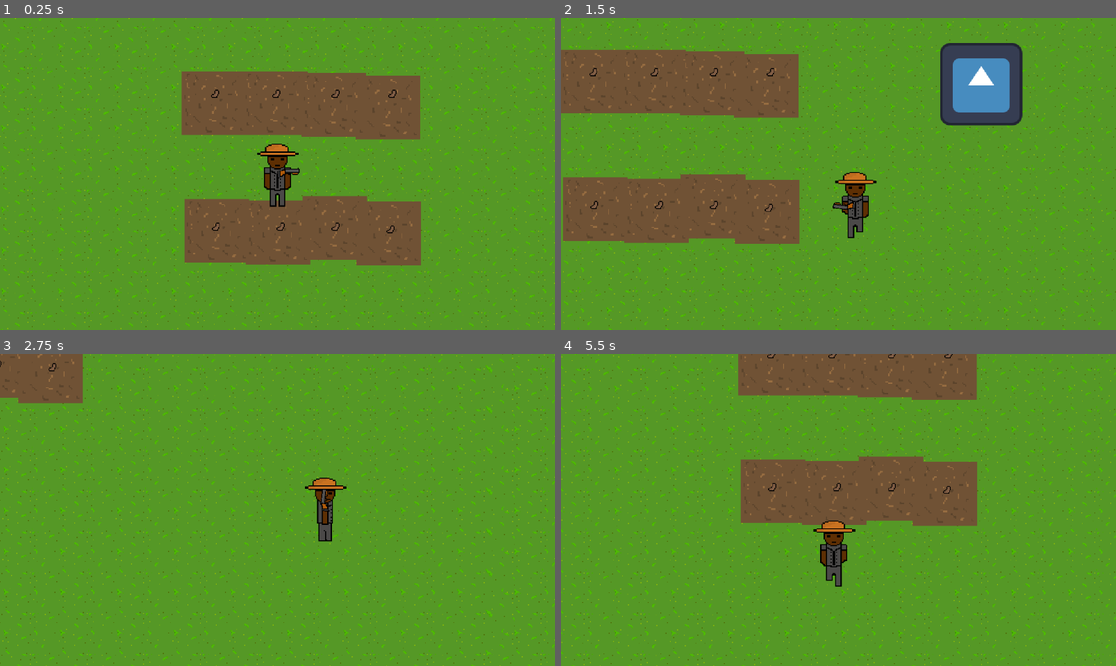
Above: before the commit, frames 1-4 (two rows, left to right).
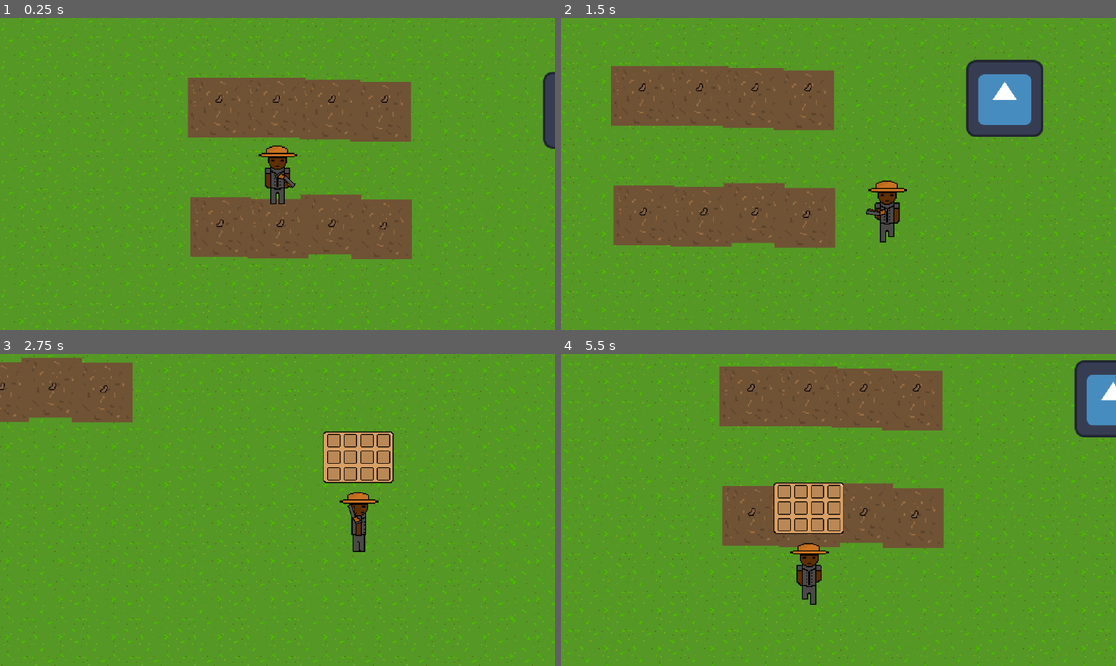
Above: after the commit, the same moments.

Repository: Joeredmile/FarmingDTG
Game: Godot game, scene res://scenes/level_1.tscn
Two runs of this game, one before a commit and one after it. Both use one fixed random seed, a clock stepped at 60 frames per second and the inputs below. The engine's default icon, where the game draws it, is replaced by a stand-in: a white triangle on a blue panel in a dark square.
Inputs (mouse positions are in pixels of both pictures, inside the frame that each line leads up to):
- Up to frame 1 (0.25 s): no input
- Up to frame 2 (1.5 s): move the mouse to (960, 158) at 0.52 s; hold D (right) 0.53-1.28 s; tap E (interact) at 0.6 s; tap I (i, bound only after the commit) at 0.8, 1.35 s; move the mouse to (727, 189) at 1.27 s; hold S (down) from 1.28 s (still down)
- Up to frame 3 (2.75 s): tap E (interact) at 1.55 s; move the mouse to (333, 441) at 2.02 s; release S (down) at 2.03 s; hold D (right) from 2.03 s (still down); hold 1 (hold_gun) from 2.03 s (still down); tap I (i, bound only after the commit) at 2.3 s
- Up to frame 4 (5.5 s): move the mouse to (810, 572) at 2.77 s; release D (right) at 2.78 s; release 1 (hold_gun) at 2.78 s; hold W (up) 2.78-3.53 s; tap E (interact) at 2.85, 4.55 s; move the mouse to (1005, 556) at 3.52 s; hold 2 (no_hold_gun) 3.53-4.28 s; hold A (left) 3.53-5.03 s; tap I (i, bound only after the commit) at 3.8, 5.3 s; move the mouse to (672, 463) at 4.27 s; click (672, 463) at 4.35 s; move the mouse to (866, 510) at 5.02 s; hold S (down) from 5.03 s (still down); tap F (water) at 5.1 s

The runs differ from the first frame. In frame 1, 11% of the frame differs, in the area x 0-100%, y 0-100%; in frame 2, 23%; in frame 3, 14%; in frame 4, 25%.

Commit message:
im goated

Diff:
--- /dev/null
+++ b/farming-dtg/inventory/Inv_slot.gd
@@ -0,0 +1,6 @@
+extends Resource
+
+class_name InvSlot
+
+@export var item: InvItem
+@export var amount: int
--- /dev/null
+++ b/farming-dtg/inventory/inv_ui.gd
@@ -0,0 +1,31 @@
+extends Control
+
+@onready var inv: Inv = preload("res://inventory/playerinv.tres")
+@onready var slots: Array = $NinePatchRect/GridContainer.get_children()
+
+var is_open = false
+
+func _ready():
+	inv.update.connect(update_slots)
+	update_slots()
+	close()
+
+func update_slots():
+	for i in range(min(inv.slots.size(), slots.size())):
+		slots[i].update(inv.slots[i])
+
+func _process(delta):
+	if Input.is_action_just_pressed("i"):
+		if is_open:
+			close()
+		else:
+			open()
+
+
+func open():
+	visible = true
+	is_open = true
+
+func close():
+	visible = false
+	is_open = false
--- /dev/null
+++ b/farming-dtg/inventory/inv_ui.tscn
@@ -0,0 +1,73 @@
+[gd_scene format=3 uid="uid://cfwmgb5xl2nnc"]
+
+[ext_resource type="Script" uid="uid://cvdnhrq81qo4x" path="res://inventory/inv_ui.gd" id="1_f2u1w"]
+[ext_resource type="Texture2D" uid="uid://cgs12mgnace3y" path="res://assets/inventory-background.png" id="2_w82yi"]
+[ext_resource type="PackedScene" uid="uid://bx3ub0rx5a77k" path="res://inventory/inv_ui_slot.tscn" id="3_dn3an"]
+
+[node name="Inv_UI" type="Control" unique_id=2077556324]
+layout_mode = 3
+anchors_preset = 0
+offset_right = 85.0
+offset_bottom = 62.0
+script = ExtResource("1_f2u1w")
+
+[node name="NinePatchRect" type="NinePatchRect" parent="." unique_id=214669524]
+layout_mode = 0
+offset_right = 85.0
+offset_bottom = 62.0
+texture = ExtResource("2_w82yi")
+patch_margin_left = 6
+patch_margin_top = 6
+patch_margin_right = 6
+patch_margin_bottom = 6
+
+[node name="GridContainer" type="GridContainer" parent="NinePatchRect" unique_id=525047797]
+layout_mode = 1
+anchors_preset = -1
+anchor_left = 0.5
+anchor_top = 0.30900002
+anchor_right = 0.5
+anchor_bottom = 0.596
+offset_left = -37.5
+offset_top = -16.54
+offset_right = 38.5
+offset_bottom = 190.186
+grow_horizontal = 2
+grow_vertical = 2
+columns = 4
+
+[node name="inv_UI_slot1" parent="NinePatchRect/GridContainer" unique_id=1761487204 instance=ExtResource("3_dn3an")]
+layout_mode = 2
+
+[node name="inv_UI_slot2" parent="NinePatchRect/GridContainer" unique_id=1448324010 instance=ExtResource("3_dn3an")]
+layout_mode = 2
+
+[node name="inv_UI_slot3" parent="NinePatchRect/GridContainer" unique_id=1414719793 instance=ExtResource("3_dn3an")]
+layout_mode = 2
+
+[node name="inv_UI_slot4" parent="NinePatchRect/GridContainer" unique_id=343394782 instance=ExtResource("3_dn3an")]
+layout_mode = 2
+
+[node name="inv_UI_slot5" parent="NinePatchRect/GridContainer" unique_id=832709927 instance=ExtResource("3_dn3an")]
+layout_mode = 2
+
+[node name="inv_UI_slot6" parent="NinePatchRect/GridContainer" unique_id=1629488963 instance=ExtResource("3_dn3an")]
+layout_mode = 2
+
+[node name="inv_UI_slot7" parent="NinePatchRect/GridContainer" unique_id=1677674316 instance=ExtResource("3_dn3an")]
+layout_mode = 2
+
+[node name="inv_UI_slot8" parent="NinePatchRect/GridContainer" unique_id=291045619 instance=ExtResource("3_dn3an")]
+layout_mode = 2
+
+[node name="inv_UI_slot9" parent="NinePatchRect/GridContainer" unique_id=1085473673 instance=ExtResource("3_dn3an")]
+layout_mode = 2
+
+[node name="inv_UI_slot10" parent="NinePatchRect/GridContainer" unique_id=1193825041 instance=ExtResource("3_dn3an")]
+layout_mode = 2
+
+[node name="inv_UI_slot11" parent="NinePatchRect/GridContainer" unique_id=382404698 instance=ExtResource("3_dn3an")]
+layout_mode = 2
+
+[node name="inv_UI_slot12" parent="NinePatchRect/GridContainer" unique_id=1751475416 instance=ExtResource("3_dn3an")]
+layout_mode = 2
--- /dev/null
+++ b/farming-dtg/inventory/inv_ui_slot.gd
@@ -0,0 +1,15 @@
+extends Panel
+
+@onready var item_visual: Sprite2D = $CenterContainer/Panel/item_display
+@onready var amount_text: Label = $CenterContainer/Panel/Label
+
+func update(slot: InvSlot):
+	if !slot.item:
+		item_visual.visible = false
+		amount_text.visible = false
+	else:
+		item_visual.visible = true
+		item_visual.texture = slot.item.texture
+		if slot.amount > 1:
+			amount_text.visible = true
+		amount_text.text = str(slot.amount)
--- /dev/null
+++ b/farming-dtg/inventory/inv_ui_slot.tscn
@@ -0,0 +1,37 @@
+[gd_scene format=3 uid="uid://bx3ub0rx5a77k"]
+
+[ext_resource type="Texture2D" uid="uid://clmch3gvjnv7h" path="res://assets/inventory-slot.png" id="1_dfngl"]
+[ext_resource type="Script" uid="uid://bdqrdoh8r7wpl" path="res://inventory/inv_ui_slot.gd" id="1_fcwim"]
+
+[node name="inv_UI_slot" type="Panel" unique_id=1761487204]
+self_modulate = Color(1, 1, 1, 0)
+custom_minimum_size = Vector2(16, 16)
+offset_right = 16.0
+offset_bottom = 16.0
+script = ExtResource("1_fcwim")
+
+[node name="Sprite2D" type="Sprite2D" parent="." unique_id=405439373]
+texture = ExtResource("1_dfngl")
+centered = false
+
+[node name="CenterContainer" type="CenterContainer" parent="." unique_id=279979858]
+custom_minimum_size = Vector2(16, 16)
+layout_mode = 0
+offset_right = 16.0
+offset_bottom = 16.0
+
+[node name="Panel" type="Panel" parent="CenterContainer" unique_id=877556709]
+layout_mode = 2
+
+[node name="item_display" type="Sprite2D" parent="CenterContainer/Panel" unique_id=384409458]
+
+[node name="Label" type="Label" parent="CenterContainer/Panel" unique_id=1322479645]
+custom_minimum_size = Vector2(19, 23)
+layout_mode = 0
+offset_left = -2.0
+offset_top = -2.0
+offset_right = 17.0
+offset_bottom = 21.0
+scale = Vector2(0.5, 0.5)
+text = "99"
+horizontal_alignment = 2
--- /dev/null
+++ b/farming-dtg/inventory/inventory.gd
@@ -0,0 +1,34 @@
+extends Resource
+
+class_name Inv
+
+signal update
+
+@export var slots: Array[InvSlot]
+
+func insert(item: InvItem):
+	var itemslots = slots.filter(func(slot): return slot.item == item)
+	if !itemslots.is_empty():
+		itemslots[0].amount += 1
+	else:
+		var emptyslots = slots.filter(func(slot): return slot.item == null)
+		if !emptyslots.is_empty():
+			emptyslots[0].item = item
+			emptyslots[0].amount = 1
+	update.emit()
+
+func remove(item: InvItem, count: int) -> int:
+	var to_remove := count
+	for slot in slots:
+		if slot.item == item:
+			if slot.amount <= to_remove:
+				to_remove -= slot.amount
+				slot.item = null
+				slot.amount = 0
+			else:
+				slot.amount -= to_remove
+				to_remove = 0
+			if to_remove == 0:
+				break
+	update.emit()
+	return count - to_remove
--- /dev/null
+++ b/farming-dtg/inventory/inventory_item.gd
@@ -0,0 +1,6 @@
+extends Resource
+
+class_name InvItem
+
+@export var name: String = ""
+@export var texture: Texture2D
--- /dev/null
+++ b/farming-dtg/inventory/items/carrot.tres
@@ -0,0 +1,10 @@
+[gd_resource type="Resource" script_class="InvItem" format=3 uid="uid://clqeu4gj26baw"]
+
+[ext_resource type="Script" uid="uid://gw0gp0g8m4is" path="res://inventory/inventory_item.gd" id="1_ixq38"]
+[ext_resource type="Texture2D" uid="uid://b4r1ege86oika" path="res://assets/Carrot-4.png.png" id="2_ih064"]
+
+[resource]
+script = ExtResource("1_ixq38")
+name = "carrot"
+texture = ExtResource("2_ih064")
+metadata/_custom_type_script = "uid://gw0gp0g8m4is"
--- /dev/null
+++ b/farming-dtg/inventory/playerinv.tres
@@ -0,0 +1,57 @@
+[gd_resource type="Resource" script_class="Inv" format=3 uid="uid://dcu86hmieah0h"]
+
+[ext_resource type="Script" uid="uid://bhwjeone1wm7d" path="res://inventory/inventory.gd" id="1_g8gqn"]
+[ext_resource type="Script" uid="uid://bk5n6f7o162c2" path="res://inventory/Inv_slot.gd" id="2_g8gqn"]
+
+[sub_resource type="Resource" id="Resource_bm6gn"]
+script = ExtResource("2_g8gqn")
+metadata/_custom_type_script = "uid://bk5n6f7o162c2"
+
+[sub_resource type="Resource" id="Resource_f70d8"]
+script = ExtResource("2_g8gqn")
+metadata/_custom_type_script = "uid://bk5n6f7o162c2"
+
+[sub_resource type="Resource" id="Resource_11wfs"]
+script = ExtResource("2_g8gqn")
+metadata/_custom_type_script = "uid://bk5n6f7o162c2"
+
+[sub_resource type="Resource" id="Resource_rlruy"]
+script = ExtResource("2_g8gqn")
+metadata/_custom_type_script = "uid://bk5n6f7o162c2"
+
+[sub_resource type="Resource" id="Resource_uag4u"]
+script = ExtResource("2_g8gqn")
+metadata/_custom_type_script = "uid://bk5n6f7o162c2"
+
+[sub_resource type="Resource" id="Resource_gso3e"]
+script = ExtResource("2_g8gqn")
+metadata/_custom_type_script = "uid://bk5n6f7o162c2"
+
+[sub_resource type="Resource" id="Resource_bwpcq"]
+script = ExtResource("2_g8gqn")
+metadata/_custom_type_script = "uid://bk5n6f7o162c2"
+
+[sub_resource type="Resource" id="Resource_gqx6p"]
+script = ExtResource("2_g8gqn")
+metadata/_custom_type_script = "uid://bk5n6f7o162c2"
+
+[sub_resource type="Resource" id="Resource_rdwic"]
+script = ExtResource("2_g8gqn")
+metadata/_custom_type_script = "uid://bk5n6f7o162c2"
+
+[sub_resource type="Resource" id="Resource_qx7wf"]
+script = ExtResource("2_g8gqn")
+metadata/_custom_type_script = "uid://bk5n6f7o162c2"
+
+[sub_resource type="Resource" id="Resource_oylv3"]
+script = ExtResource("2_g8gqn")
+metadata/_custom_type_script = "uid://bk5n6f7o162c2"
+
+[sub_resource type="Resource" id="Resource_irbnd"]
+script = ExtResource("2_g8gqn")
+metadata/_custom_type_script = "uid://bk5n6f7o162c2"
+
+[resource]
+script = ExtResource("1_g8gqn")
+slots = Array[ExtResource("2_g8gqn")]([SubResource("Resource_bm6gn"), SubResource("Resource_f70d8"), SubResource("Resource_11wfs"), SubResource("Resource_rlruy"), SubResource("Resource_uag4u"), SubResource("Resource_gso3e"), SubResource("Resource_bwpcq"), SubResource("Resource_gqx6p"), SubResource("Resource_rdwic"), SubResource("Resource_qx7wf"), SubResource("Resource_oylv3"), SubResource("Resource_irbnd")])
+metadata/_custom_type_script = "uid://bhwjeone1wm7d"
--- a/farming-dtg/project.godot
+++ b/farming-dtg/project.godot
@@ -70,6 +70,11 @@
 "events": [Object(InputEventKey,"resource_local_to_scene":false,"resource_name":"","device":-1,"window_id":0,"alt_press …(191 unchanged characters)…
 ]
 }
+i={
+"deadzone": 0.2,
+"events": [Object(InputEventKey,"resource_local_to_scene":false,"resource_name":"","device":-1,"window_id":0,"alt_pressed":false,"shift_pressed":false,"ctrl_pressed":false,"meta_pressed":false,"pressed":false,"keycode":0,"physical_keycode":73,"key_label":0,"unicode":105,"location":0,"echo":false,"script":null)
+]
+}
 
 [physics]
 
--- a/farming-dtg/scenes/carrot.tscn
+++ b/farming-dtg/scenes/carrot.tscn
@@ -3,6 +3,7 @@
 [ext_resource type="Texture2D" uid="uid://cxmfieel5tugr" path="res://assets/Carrot.png" id="1_mb1r7"]
 [ext_resource type="Script" uid="uid://crdgjjp7g4j6d" path="res://scripts/carrot.gd" id="2_elckd"]
 [ext_resource type="Texture2D" uid="uid://bbljcvvfu6v7f" path="res://assets/Farm Asset Pack V1 (1).png" id="2_mb1r7"]
+[ext_resource type="Resource" uid="uid://clqeu4gj26baw" path="res://inventory/items/carrot.tres" id="4_x0dx6"]
 
 [sub_resource type="AtlasTexture" id="AtlasTexture_x0dx6"]
 atlas = ExtResource("1_mb1r7")
@@ -91,6 +92,7 @@
 animation = &"stage_3"
 autoplay = "stage_1"
 script = ExtResource("2_elckd")
+item = ExtResource("4_x0dx6")
 
 [node name="waterprompt" type="Label" parent="." unique_id=1097311694]
 visible = false
--- a/farming-dtg/scenes/player.tscn
+++ b/farming-dtg/scenes/player.tscn
@@ -1,8 +1,10 @@
 [gd_scene format=3 uid="uid://cp6rahbalg2ed"]
 
 [ext_resource type="Script" uid="uid://b0cjywnn0hvhh" path="res://scripts/player.gd" id="1_g2els"]
+[ext_resource type="Resource" uid="uid://dcu86hmieah0h" path="res://inventory/playerinv.tres" id="2_dqkch"]
 [ext_resource type="Texture2D" uid="uid://dcc7v17xh2fqh" path="res://assets/Character (2).png" id="3_dqkch"]
 [ext_resource type="PackedScene" uid="uid://bftosykhmaalc" path="res://scenes/gun.tscn" id="3_qhqgy"]
+[ext_resource type="PackedScene" uid="uid://cfwmgb5xl2nnc" path="res://inventory/inv_ui.tscn" id="5_qlg0r"]
 
 [sub_resource type="AtlasTexture" id="AtlasTexture_smehm"]
 atlas = ExtResource("3_dqkch")
@@ -256,6 +258,7 @@
 [node name="player" type="CharacterBody2D" unique_id=1248459986]
 z_index = 1
 script = ExtResource("1_g2els")
+inv = ExtResource("2_dqkch")
 
 [node name="AnimatedSprite2D" type="AnimatedSprite2D" parent="." unique_id=148649698]
 position = Vector2(-9.536743e-07, -9.536743e-07)
@@ -270,12 +273,19 @@
 shape = SubResource("RectangleShape2D_dqkch")
 
 [node name="Camera2D" type="Camera2D" parent="." unique_id=212497309]
-zoom = Vector2(1.84, 1.84)
+zoom = Vector2(1.72, 1.72)
 position_smoothing_enabled = true
+position_smoothing_speed = 2.505
 
 [node name="gun" parent="." unique_id=143656072 instance=ExtResource("3_qhqgy")]
 
 [node name="timer" type="Timer" parent="." unique_id=767222308]
 wait_time = 1.4549999999999998
 
+[node name="Inv_UI" parent="." unique_id=2077556324 instance=ExtResource("5_qlg0r")]
+offset_left = -43.0
+offset_top = -111.0
+offset_right = 42.0
+offset_bottom = -48.0
+
 [connection signal="timeout" from="timer" to="." method="_on_timer_timeout"]
--- a/farming-dtg/scripts/carrot.gd
+++ b/farming-dtg/scripts/carrot.gd
@@ -5,10 +5,12 @@
 @onready var timer: Timer = $Timer
 @onready var timer_2: Timer = $Timer2
 @onready var timer_3: Timer = $Timer3
-
+var player = null
 var player_in_area = false
 var carrot_watered = false
 var stage_4_variants = ["stage_4_a"]
+
+@export var item: InvItem
 
 # Called when the node enters the scene tree for the first time.
 func _ready() -> void:
@@ -19,6 +21,7 @@
 	if body.name == "player":
 		player_in_area = true
 		waterprompt.visible = true
+		player = body
 
 
 func _on_watering_body_exited(body: Node2D) -> void:
@@ -45,6 +48,7 @@
 			pass
 	if player_in_area and Input.is_action_just_pressed("interact"):
 		if animation == "stage_4_a":
+			player.collect(item)
 			GlobalData.carrot_amount += 1
 			print(GlobalData.carrot_amount)
 			queue_free()
--- a/farming-dtg/scripts/player.gd
+++ b/farming-dtg/scripts/player.gd
@@ -10,7 +10,7 @@
 @onready var animated_sprite_2d: AnimatedSprite2D = $AnimatedSprite2D
 const Gun = preload("uid://doiuxyiy42dpv")
 const GUN = preload("uid://bftosykhmaalc")
-
+@export var inv: Inv
 
 func _ready() -> void:
 	set_process_unhandled_input(true)
@@ -47,7 +47,6 @@
 		last_dir = dir
 
 	var d = dir if dir != Vector2.ZERO else last_dir
-
 	if d.x > 0:
 		animated_sprite_2d.play("right" if dir != Vector2.ZERO else "idle_right")
 	elif d.x < 0:
@@ -68,3 +67,6 @@
 #shooting cooldown
 func _on_timer_timeout() -> void:
 	shoot_cooldown = true
+
+func collect(item):
+	inv.insert(item)
--- a/farming-dtg/scripts/shop.gd
+++ b/farming-dtg/scripts/shop.gd
@@ -1,28 +1,59 @@
 extends Node2D
 
 @onready var sellprompt: Label = $sellprompt
+const CARROT_ITEM: InvItem = preload("res://inventory/items/carrot.tres")
+var player_in_shop: bool = false
+var player_ref: Node = null
 
-var player_in_shop = false
 #detects player
 func _on_shoparea_body_entered(body):
 	if body.name == "player":
 		sellprompt.visible = true
 		player_in_shop = true
+		player_ref = body
+		print("Player entered shop, player_ref set:", player_ref)
+
 #detects player
 func _on_shoparea_body_exited(body):
 	if body.name == "player":
 		sellprompt.visible = false
 		player_in_shop = false
+		player_ref = null
+		print("Player left shop, player_ref cleared")
+
+
 #function
 func _process(delta):
 	if player_in_shop and Input.is_action_just_pressed("interact"):
 		sell_carrots()
-#sells carots using global
+
+
+
+#sells carots (I LOVE YOUTUBE)
 func sell_carrots():
-	if GlobalData.carrot_amount > 0:
-		GlobalData.coin_amount += GlobalData.carrot_amount
-		print("Sold", GlobalData.carrot_amount, "carrots")
-		print("Coins:", GlobalData.coin_amount)
-		GlobalData.carrot_amount = 0
+	if player_ref and player_ref.inv != null:
+		var inv_ref: Inv = player_ref.inv
+		if inv_ref:
+			var want_to_sell: int = int(GlobalData.carrot_amount)
+			if want_to_sell <= 0:
+				print("No carrots to sell")
+				return
+			var removed: int = int(inv_ref.remove(CARROT_ITEM, want_to_sell))
+			if removed > 0:
+				GlobalData.coin_amount += removed
+				GlobalData.carrot_amount -= removed
+				print("Sold", removed, "carrots")
+				print("Coins:", GlobalData.coin_amount)
+			else:
+				print("No carrots found in inventory")
+				pass
 	else:
-		print("No carrots to sell")
+		if GlobalData.carrot_amount > 0:
+			GlobalData.coin_amount += GlobalData.carrot_amount
+			print("Sold", GlobalData.carrot_amount, "carrots")
+			print("Coins:", GlobalData.coin_amount)
+			GlobalData.carrot_amount = 0
+		else:
+			print("No carrots to sell")
+
+	#fall back if my new sell code dosent work
Binary file added: farming-dtg/assets/inventory-background.png
Not shown, added: farming-dtg/assets/inventory-background.png.import
Binary file added: farming-dtg/assets/inventory-slot.png
Not shown, added: farming-dtg/assets/inventory-slot.png.import
Not shown, added: farming-dtg/inventory/Inv_slot.gd.uid
Not shown, added: farming-dtg/inventory/inv_ui.gd.uid
Not shown, added: farming-dtg/inventory/inv_ui_slot.gd.uid
Not shown, added: farming-dtg/inventory/inventory.gd.uid
Not shown, added: farming-dtg/inventory/inventory_item.gd.uid
